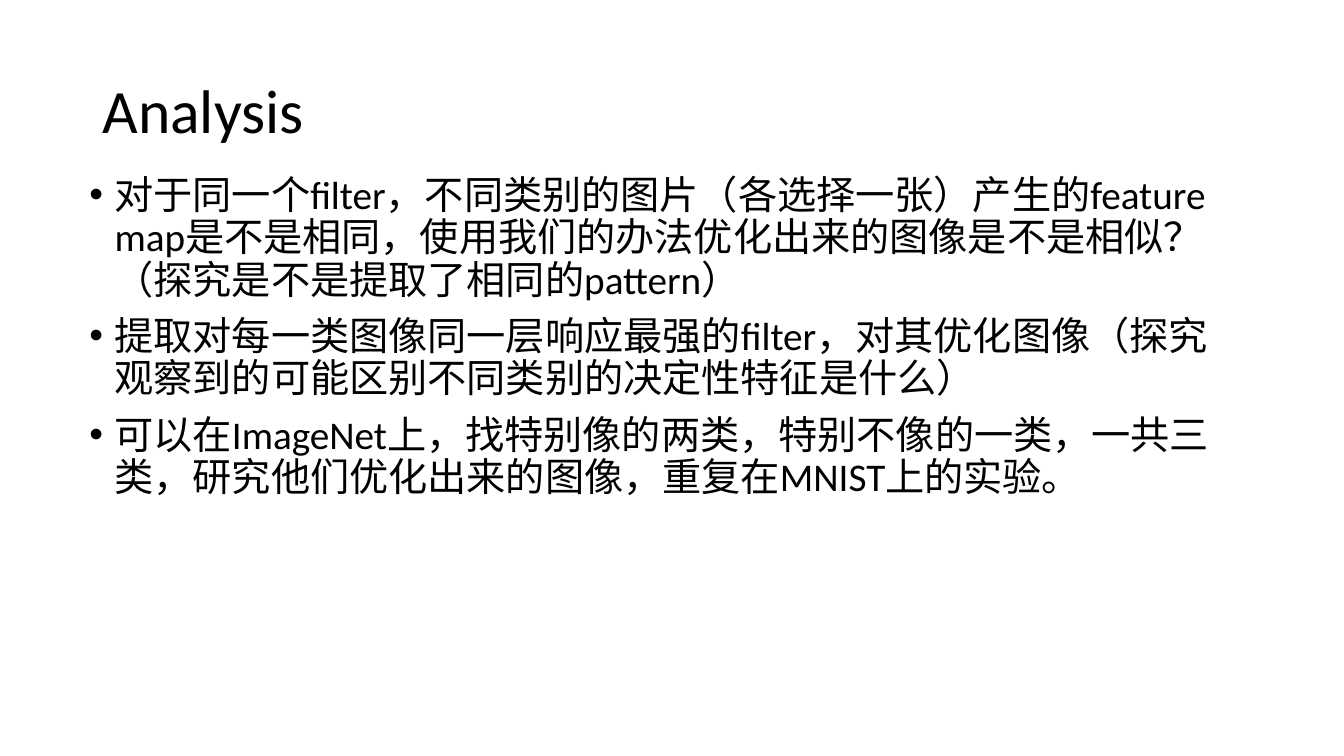
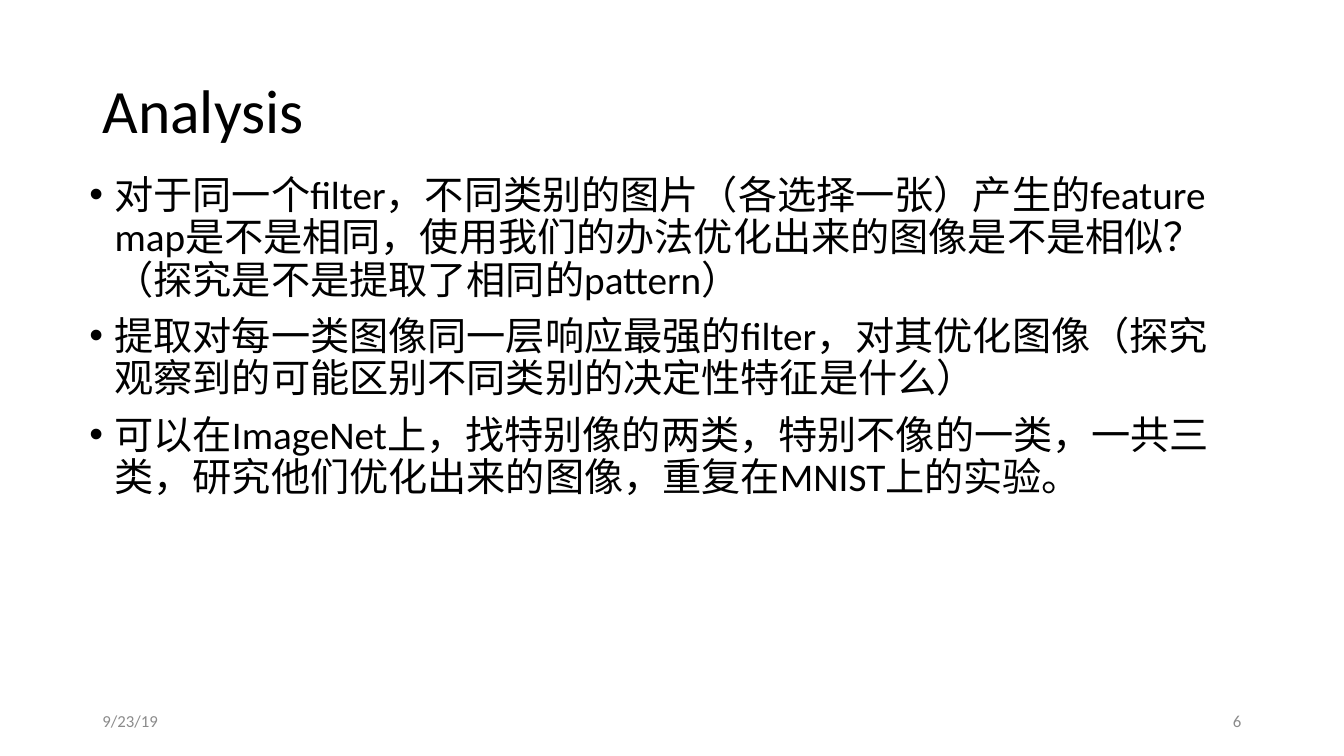
Before and after one commit to JiaxinZhuang/Interpretation, a slide deck: slide 6 of ppt/Interpretation-9-20.pptx. Drawn at 1344x756 pixels with LibreOffice and Linux fonts; fonts in the diff are those of the drawing. Boxes give left, top, right and bottom in pixels: in the first picture for what was removed or moved away, otherwise in the second. Text is boxed around its words. In the diff, an @@ line names an element or a change of style, - is before the commit and + after.

```diff
--- a/ppt/Interpretation-9-20.pptx
+++ b/ppt/Interpretation-9-20.pptx
@@ text added at [102,715,157,728], 12 pt, text #8C8C8C @@
+9/23/19
@@ page number added at [1233,716,1241,727], 12 pt, text #8C8C8C @@
+6
```
Also in this commit, not shown: 4 other slides changed, 6 slides added, 1 slide removed, 5 other files.
